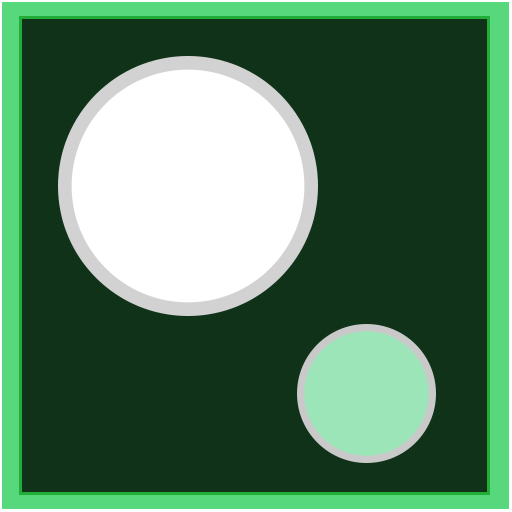
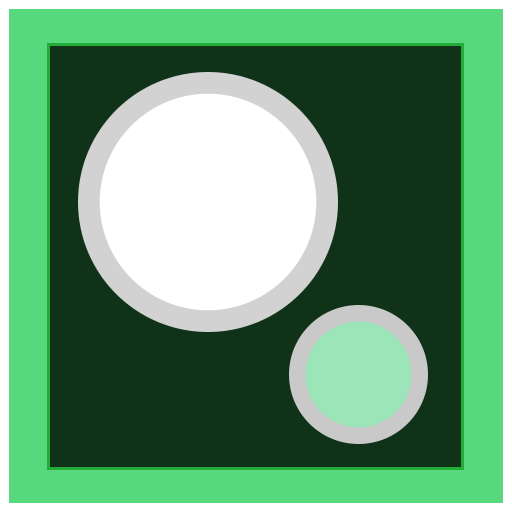
Revision of a layered 512x512 image; what changed, layer by layer:
painted on "circle_small" over 289, 305, 436, 463
painted on "circle_big" over 58, 56, 338, 332
renamed "rect_in" to "矩形 3", painted on it over 19, 16, 490, 495
renamed "rect_out" to "矩形 2", painted on it over 2, 2, 509, 509
